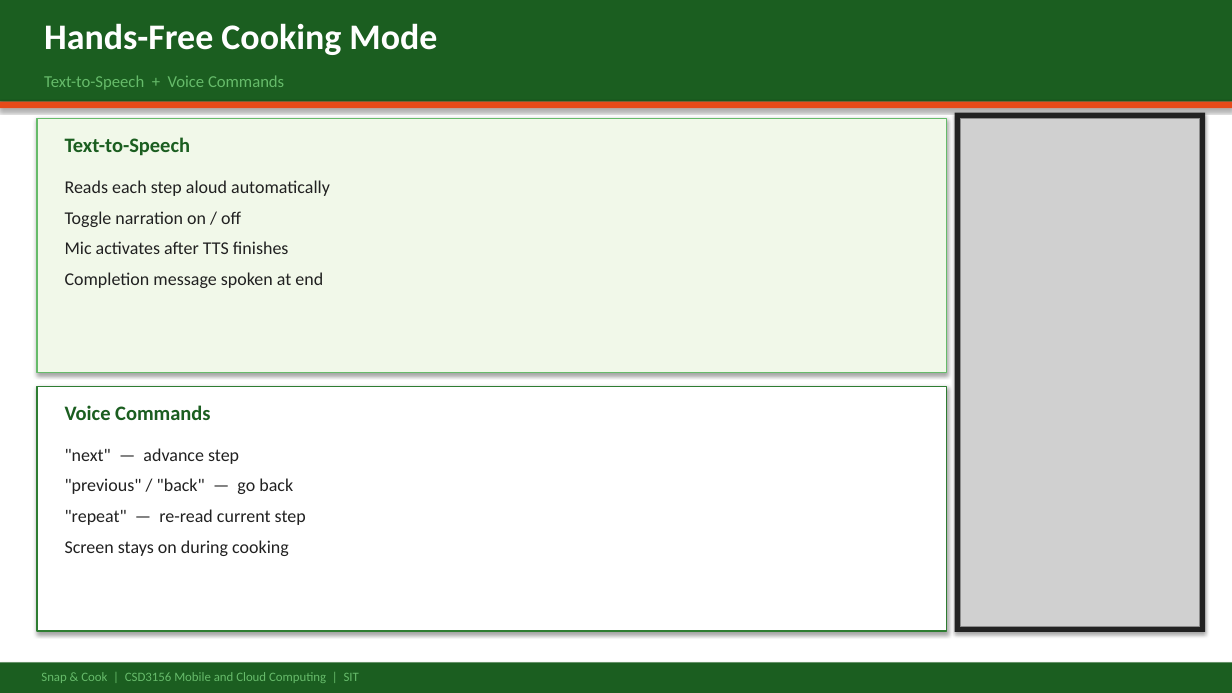
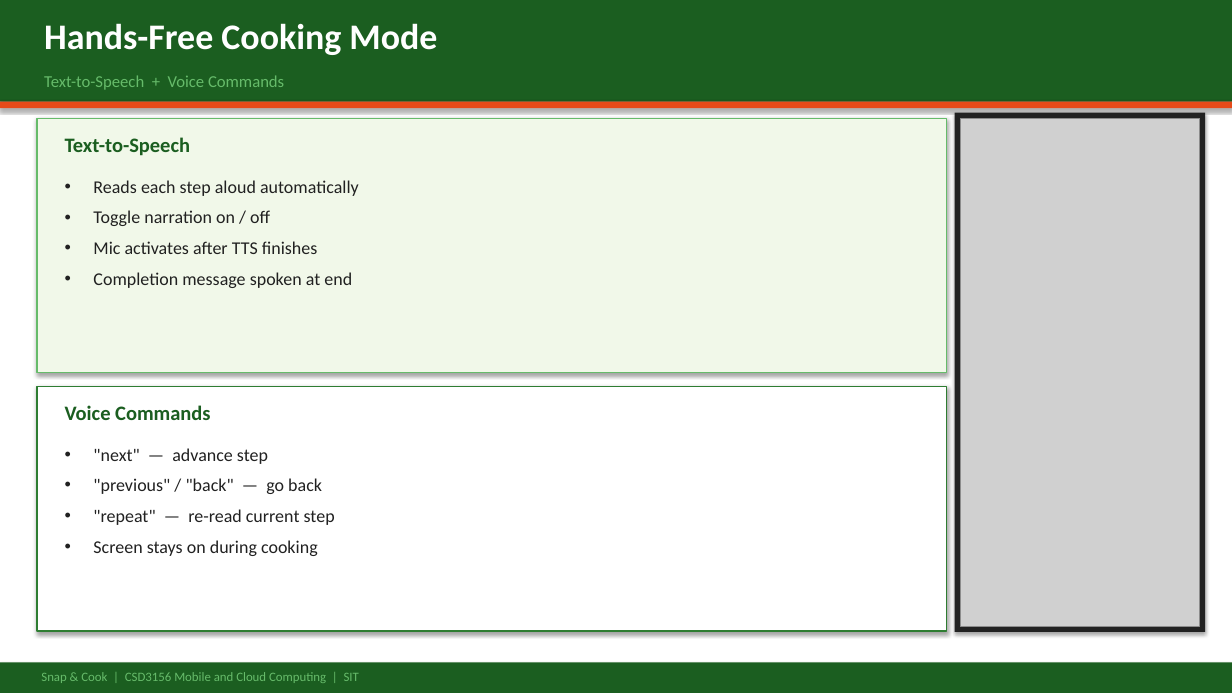
Before and after one commit to tobenwarrior/MobileComputingProject, a slide deck: slide 7 of SnapAndCook_Presentation.pptx. Drawn at 1232x693 pixels with LibreOffice and Linux fonts; fonts in the diff are those of the drawing; grey boxes stand for pictures. Boxes give left, top, right and bottom in pixels: in the first picture for what was removed or moved away, otherwise in the second. Text is boxed around its words. In the diff, an @@ line names an element or a change of style, - is before the commit and + after.

```diff
--- a/SnapAndCook_Presentation.pptx
+++ b/SnapAndCook_Presentation.pptx
@@ text "Reads each step aloud automatically" at (93, 180, 359, 288): bullet none to • @@
@@ text ""next" — advance step" at (93, 448, 335, 556): bullet none to • @@
```
Also in this commit, not shown: 4 other slides changed, 3 slides removed.
